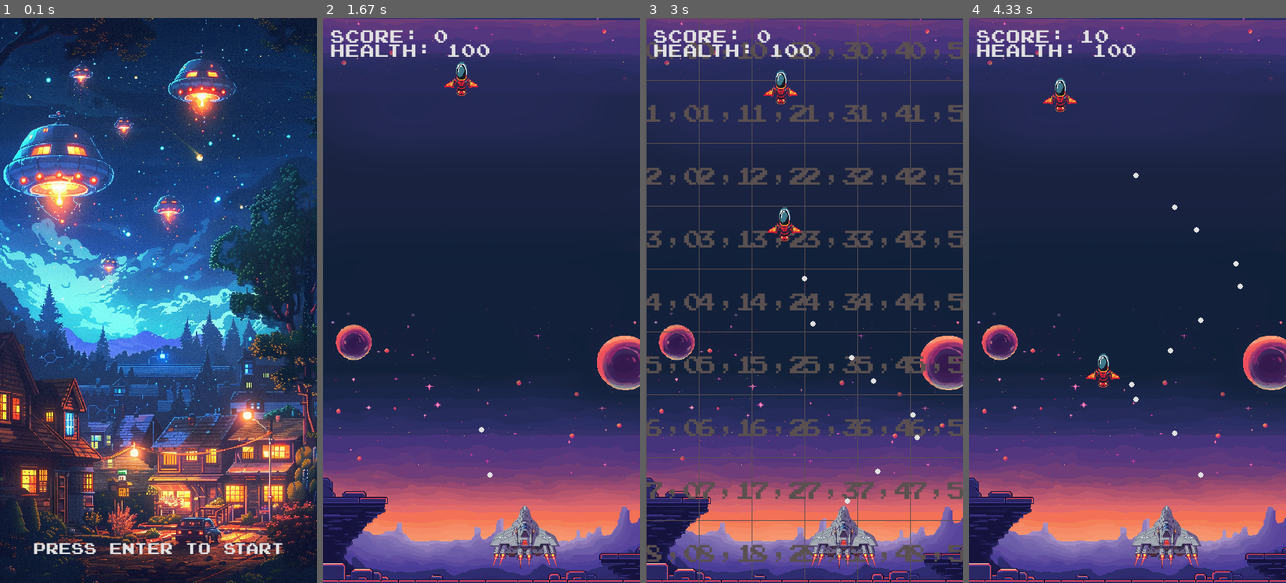
Above: before the commit, frames 1-4 (left to right).
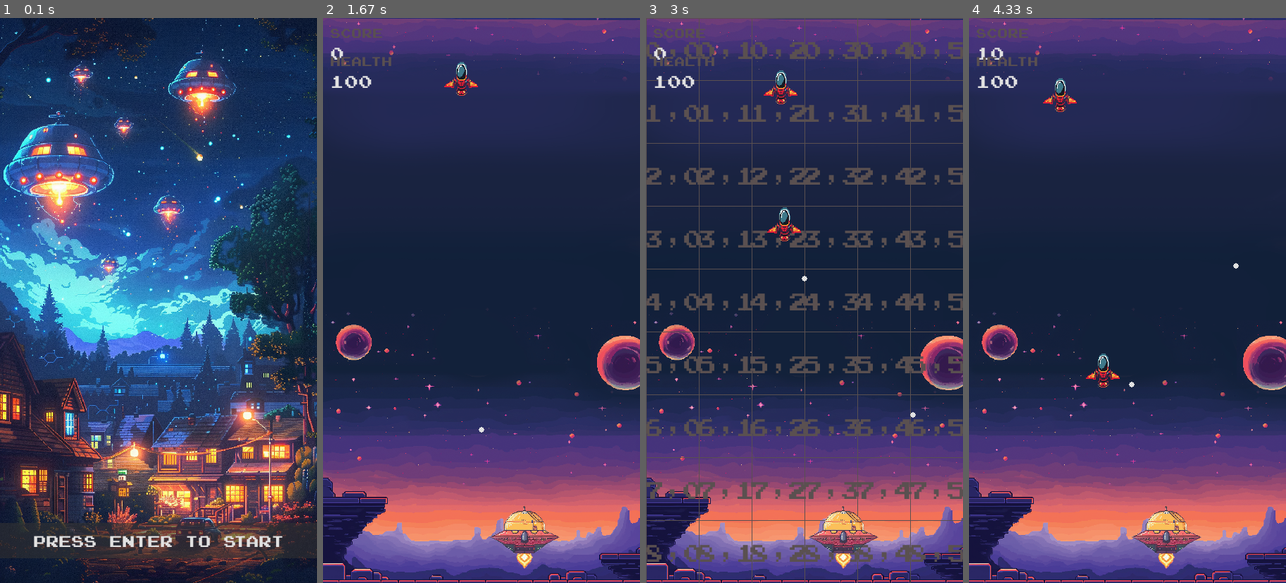
Above: after the commit, the same moments.

Repository: aviosipov/sb-ai-vision-demo
Game: pygame game, started from pygame-demos/falling_shapes.py
The game is run twice, just before and just after one commit, with the same random seed, the same clock (stepped at 60 frames per second) and the same inputs.
Inputs:
- Up to frame 1 (0.1 s): no input
- Up to frame 2 (1.67 s): tap Enter at 0.33, 0.67 s; tap Space at 1, 1.4 s; hold Right from 1.33 s (still down)
- Up to frame 3 (3 s): tap Space at 1.7, 1.9, 2.2, 2.4, 2.7, 2.97 s; release Right at 1.8 s; hold Right 1.83-2.3 s; tap G at 1.98 s; hold Left 2.33-2.87 s; hold Left from 2.9 s (still down)
- Up to frame 4 (4.33 s): tap Space at 3.27, 3.4, 3.7, 4.07 s; release Left at 3.3 s; hold Right 3.33-3.97 s; tap G at 3.48 s; hold Left from 4 s (still down)

The runs differ from the first frame. In frame 1, 2.8% of the frame differs, in the area x 0-100%, y 89-96%; in frame 2, 2.6%; in frame 3, 2.6%; in frame 4, 2.8%.

Commit message:
Add game_state.py and ui.py files, update npc.py, start_game.py, game_over.py, falling_shapes.py, and spaceship_selection.py

Diff:
--- a/pygame-demos/falling_shapes.py
+++ b/pygame-demos/falling_shapes.py
@@ -4,6 +4,7 @@
 from scenes.game import Game
 from scenes.game_over import GameOver, GameOverConfig
 from scenes.spaceship_selection import SpaceshipSelection
+from shared.game_state import game_state
 
 class FallingShapes:
     def __init__(self):
@@ -23,6 +24,8 @@
             "spaceship_selection": SpaceshipSelection(self.screen),
             "game": Game(self.screen),
             "game_over": GameOver(self.screen, audio_file, image_files, game_over_config)
+
+
         }
 
         self.current_scene = "start_game"
@@ -39,6 +42,10 @@
 
             self.scenes[self.current_scene].update(dt)
             if self.scenes[self.current_scene].next_scene:
+                if self.current_scene == "spaceship_selection" and self.scenes[self.current_scene].next_scene == "game":
+                    self.scenes["game"] = Game(self.screen)  # Create the game scene
+                elif self.current_scene == "game_over" and self.scenes[self.current_scene].next_scene == "start_game":
+                    game_state.set_selected_spaceship(None)  # Reset the selected spaceship
                 self.current_scene = self.scenes[self.current_scene].next_scene
                 self.scenes[self.current_scene].reset()
 
@@ -54,6 +61,7 @@
         pygame.quit()
 
 
+
 if __name__ == "__main__":
     game = FallingShapes()
     game.run()
--- a/pygame-demos/scenes/game.py
+++ b/pygame-demos/scenes/game.py
@@ -5,12 +5,24 @@
 from shared.npc import NPC
 from shared.scene import Scene
 from shared.font import load_font
+from shared.ui import draw_info_box
+from shared.game_state import game_state
 
 class Game(Scene):
     def __init__(self, screen):
-        super().__init__(screen)  # Call the parent class constructor
+        super().__init__(screen)
         self.screen = screen
-        self.player = Player(self.screen, offset_y=20)
+        selected_spaceship = game_state.get_selected_spaceship()
+        if selected_spaceship is None:
+            # Set a default spaceship if none is selected
+            selected_spaceship = {
+                "image": "assets/spaceships/spaceship1.png",
+                "damage": 10,
+                "speed": 5,
+                "reload_rate": 1
+            }
+
+        self.player = Player(self.screen, selected_spaceship, offset_y=20)
         self.score = 0
         self.game_over = False
         self.npc_spawn_interval = 1250
@@ -20,8 +32,30 @@
         self.background_image = pygame.image.load('assets/game-bg.png')
         self.background = pygame.transform.scale(self.background_image, (settings.SCREEN_WIDTH, settings.SCREEN_HEIGHT))
 
+
+
+        self.player = Player(self.screen, selected_spaceship, offset_y=20)
+        self.score = 0
+        self.game_over = False
+        self.npc_spawn_interval = 1250
+        self.npc_last_spawn_time = 0
+        self.max_npcs = 6
+        self.npcs = []
+        self.background_image = pygame.image.load('assets/game-bg.png')
+        self.background = pygame.transform.scale(self.background_image, (settings.SCREEN_WIDTH, settings.SCREEN_HEIGHT))
+
+
     def reset(self):
-        self.player.reset()
+        selected_spaceship = game_state.get_selected_spaceship()
+        if selected_spaceship is None:
+            # Set a default spaceship if none is selected
+            selected_spaceship = {
+                "image": "assets/spaceships/spaceship1.png",
+                "damage": 10,
+                "speed": 5,
+                "reload_rate": 1
+            }
+        self.player.reset(selected_spaceship)
         self.player.health = 100  # Reset the player's health
         self.score = 0
         self.game_over = False
@@ -105,9 +139,5 @@
 
 
     def draw_score_and_health(self):
-        font = load_font(25)
-        score_text = font.render("Score: " + str(self.score), True, settings.WHITE)
-        self.screen.blit(score_text, (10, 10))
-
-        health_text = font.render("Health: " + str(self.player.health), True, settings.WHITE)
-        self.screen.blit(health_text, (10, 30))
+        draw_info_box(self.screen, "Score", self.score, 10, 10)
+        draw_info_box(self.screen, "Health", self.player.health, 10, 50)
--- a/pygame-demos/scenes/game_over.py
+++ b/pygame-demos/scenes/game_over.py
@@ -3,11 +3,12 @@
 import math
 from shared.scene import Scene
 from shared.font import load_font
+from shared.ui import draw_rectangle
 
 class GameOverConfig:
     def __init__(self):
         self.fade_out_duration = 1000  # Fade out duration in milliseconds
-        self.breathing_duration = 1000  # Breathing effect duration in milliseconds
+        self.breathing_duration = 1200  # Breathing effect duration in milliseconds
         self.zoom_speed = 0.05
         self.pan_speed = 0.02
         self.max_zoom_level = 1.8
@@ -131,6 +132,8 @@
             self.screen.fill(settings.BLACK)
 
 
+        text_bg_color = (50, 50, 50)  # Dark gray
+        draw_rectangle(self.screen, 0, settings.SCREEN_HEIGHT - 75, settings.SCREEN_WIDTH, 50, text_bg_color, opacity=160)
         self.draw_text("press enter to try again", settings.WHITE, (settings.SCREEN_WIDTH // 2 , settings.SCREEN_HEIGHT - 50), self.text_alpha)
 
 
--- a/pygame-demos/scenes/spaceship_selection.py
+++ b/pygame-demos/scenes/spaceship_selection.py
@@ -2,6 +2,7 @@
 from shared import game_settings as settings
 from shared.scene import Scene
 from shared.font import load_font
+from shared.game_state import game_state
 
 class SpaceshipSelection(Scene):
 
@@ -17,6 +18,7 @@
         self.selected_spaceship = 0
         self.load_images()
 
+
     def load_images(self):
         self.spaceship_images = [pygame.image.load(spaceship["image"]) for spaceship in self.spaceships]
         self.scaled_images = []
@@ -28,8 +30,8 @@
             self.scaled_images.append(scaled_image)
 
     def reset(self):
+        self.selected_spaceship = 0  # Reset the selected spaceship to the first one
         self.next_scene = None  # Reset the next_scene attribute
-
 
     def handle_events(self, event):
         if event.type == pygame.KEYDOWN:
@@ -38,7 +40,10 @@
             elif event.key == pygame.K_RIGHT:
                 self.selected_spaceship = (self.selected_spaceship + 1) % len(self.spaceships)
             elif event.key == pygame.K_RETURN:
-                self.switch_to_scene("game")  # Use the switch_to_scene method
+                selected_spaceship = self.spaceships[self.selected_spaceship]
+                game_state.set_selected_spaceship(selected_spaceship)
+                self.switch_to_scene("game")
+
 
 
     def update(self, dt):
--- a/pygame-demos/scenes/start_game.py
+++ b/pygame-demos/scenes/start_game.py
@@ -2,6 +2,7 @@
 from shared import game_settings as settings
 from shared.scene import Scene
 from shared.font import load_font
+from shared.ui import draw_rectangle
 
 class StartGame(Scene):
     def __init__(self, screen):
@@ -23,9 +24,12 @@
 
     def draw(self):
         self.screen.fill(settings.BLACK)
+        self.screen.blit(self.background, (0, 0))
+
+        text_bg_color = (50, 50, 50)  # Dark gray
+        draw_rectangle(self.screen, 0, settings.SCREEN_HEIGHT - 85, settings.SCREEN_WIDTH, 50, text_bg_color, opacity=153)
+
         font = load_font(22)
         text = font.render("Press Enter to Start", True, settings.WHITE)
-        text_rect = text.get_rect(center=(settings.SCREEN_WIDTH // 2, settings.SCREEN_HEIGHT - 50))
-
-        self.screen.blit(self.background, (0, 0))
+        text_rect = text.get_rect(center=(settings.SCREEN_WIDTH // 2, settings.SCREEN_HEIGHT - 60))
         self.screen.blit(text, text_rect)
--- /dev/null
+++ b/pygame-demos/shared/game_state.py
@@ -0,0 +1,12 @@
+# game_state.py
+class GameState:
+    def __init__(self):
+        self.selected_spaceship = None
+
+    def set_selected_spaceship(self, spaceship):
+        self.selected_spaceship = spaceship
+
+    def get_selected_spaceship(self):
+        return self.selected_spaceship
+
+game_state = GameState()
--- a/pygame-demos/shared/npc.py
+++ b/pygame-demos/shared/npc.py
@@ -4,6 +4,7 @@
 from shared import game_settings as settings
 from shared.bullet import Bullet
 from shared.game_object import GameObject
+from shared.game_state import game_state
 
 class NPC(GameObject):
     def __init__(self, screen):
@@ -21,11 +22,17 @@
         self.hit_tint_duration = 4
         self.hit_tint_color = (255, 0, 0)  # Red
         self.hit_tint_timer = 0
-        super().__init__(0, 0, self.size, self.speed)
+
+
+
         self.original_image = pygame.image.load('assets/enemy.png')
         self.image = pygame.transform.scale(self.original_image, (self.size, self.size))
         super().__init__(0, 0, self.size, self.speed)
         self.reset()
+
+        selected_spaceship = game_state.get_selected_spaceship()
+        self.health = 10 * selected_spaceship['damage']
+
 
 
 
--- a/pygame-demos/shared/player.py
+++ b/pygame-demos/shared/player.py
@@ -3,15 +3,16 @@
 import math
 from shared.npc import NPC
 from shared.bullet import Bullet
+from shared.game_state import game_state
 
 PADDLE_WIDTH = 100
 PADDLE_HEIGHT = 90
 PADDLE_SPEED = 185
 
 class Player:
-    def __init__(self, screen, offset_x=0, offset_y=0):
+    def __init__(self, screen, selected_spaceship, offset_x=0, offset_y=0):
         self.screen = screen
-        self.original_image = pygame.image.load('assets/player.png')
+        self.original_image = pygame.image.load(selected_spaceship['image'])
         self.width = PADDLE_WIDTH
         self.height = PADDLE_HEIGHT
         self.image = pygame.transform.scale(self.original_image, (self.width, self.height))
@@ -23,24 +24,39 @@
         self.moving_right = False
         # Hit tint attributes
         self.hit_tint_duration = 3
+        self.last_shot_time = 0
         self.hit_tint_timer = 0
         self.hit_tint_color = (255, 0, 0)  # Red for hit tint
 
-    def reset(self):
+        self.speed = selected_spaceship['speed']
+        self.reload_rate = selected_spaceship['reload_rate']
+
+
+    def reset(self, selected_spaceship):
+        self.original_image = pygame.image.load(selected_spaceship['image'])
+        self.width = PADDLE_WIDTH
+        self.height = PADDLE_HEIGHT
+        self.image = pygame.transform.scale(self.original_image, (self.width, self.height))
         self.x = settings.SCREEN_WIDTH // 2 - self.width // 2
         self.y = settings.SCREEN_HEIGHT - self.height - 20  # Adjust the offset as needed
         self.bullets = []
         self.moving_left = False
         self.moving_right = False
         self.hit_tint_timer = 0
+        self.speed = selected_spaceship['speed']
+        self.reload_rate = selected_spaceship['reload_rate']
+
 
 
 
     def shoot(self):
-        bullet_x = self.x + self.width // 2
-        bullet_y = self.y
-        bullet = Bullet(bullet_x, bullet_y)
-        self.bullets.append(bullet)
+        current_time = pygame.time.get_ticks()
+        if current_time - self.last_shot_time >= self.reload_rate * 1000:
+            bullet_x = self.x + self.width // 2
+            bullet_y = self.y
+            bullet = Bullet(bullet_x, bullet_y)
+            self.bullets.append(bullet)
+            self.last_shot_time = current_time
 
     def update(self, dt):
         if self.moving_left:
--- /dev/null
+++ b/pygame-demos/shared/ui.py
@@ -0,0 +1,21 @@
+import pygame
+from shared import game_settings as settings
+from shared.font import load_font
+
+def draw_info_box(screen, title, value, x, y):
+    title_font = load_font(18)
+    value_font = load_font(24)
+
+    title_text = title_font.render(title, True, settings.GREY)
+    value_text = value_font.render(str(value), True, settings.WHITE)
+
+    title_rect = title_text.get_rect(topleft=(x, y))
+    value_rect = value_text.get_rect(topleft=(x, y + 25))
+
+    screen.blit(title_text, title_rect)
+    screen.blit(value_text, value_rect)
+
+def draw_rectangle(screen, x, y, width, height, color, opacity=255):
+    rect_surface = pygame.Surface((width, height), pygame.SRCALPHA)
+    rect_surface.fill(color + (opacity,))
+    screen.blit(rect_surface, (x, y))
--- a/tools/scan_results.txt
+++ b/tools/scan_results.txt
@@ -5,6 +5,7 @@
 from scenes.game import Game
 from scenes.game_over import GameOver, GameOverConfig
 from scenes.spaceship_selection import SpaceshipSelection
+from shared.game_state import game_state
 
 class FallingShapes:
     def __init__(self):
@@ -24,6 +25,8 @@
             "spaceship_selection": SpaceshipSelection(self.screen),
             "game": Game(self.screen),
             "game_over": GameOver(self.screen, audio_file, image_files, game_over_config)
+
+
         }
 
         self.current_scene = "start_game"
@@ -40,6 +43,10 @@
 
             self.scenes[self.current_scene].update(dt)
             if self.scenes[self.current_scene].next_scene:
+                if self.current_scene == "spaceship_selection" and self.scenes[self.current_scene].next_scene == "game":
+                    self.scenes["game"] = Game(self.screen)  # Create the game scene
+                elif self.current_scene == "game_over" and self.scenes[self.current_scene].next_scene == "start_game":
+                    game_state.set_selected_spaceship(None)  # Reset the selected spaceship
                 self.current_scene = self.scenes[self.current_scene].next_scene
                 self.scenes[self.current_scene].reset()
 
@@ -201,6 +208,8 @@
 import pygame
 from shared import game_settings as settings
 from shared.scene import Scene
+from shared.font import load_font
+from shared.ui import draw_rectangle
 
 class StartGame(Scene):
     def __init__(self, screen):
@@ -214,7 +223,7 @@
 
     def handle_events(self, event):
         if event.type == pygame.KEYDOWN and event.key == pygame.K_RETURN:
-            self.next_scene = "game"  # Set the next_scene attribute to "game"
+            self.next_scene = "spaceship_selection"  # Set the next_scene attribute to "spaceship_selection"
         return None
 
     def update(self, dt):
@@ -222,17 +231,23 @@
 
     def draw(self):
         self.screen.fill(settings.BLACK)
-        font = pygame.font.SysFont(None, 25)
+        self.screen.blit(self.background, (0, 0))
+
+        text_bg_color = (50, 50, 50)  # Dark gray
+        draw_rectangle(self.screen, 0, settings.SCREEN_HEIGHT - 85, settings.SCREEN_WIDTH, 50, text_bg_color, opacity=153)
+
+        font = load_font(22)
         text = font.render("Press Enter to Start", True, settings.WHITE)
-        text_rect = text.get_rect(center=(settings.SCREEN_WIDTH // 2, settings.SCREEN_HEIGHT - 50))
-
-        self.screen.blit(self.background, (0, 0))
+        text_rect = text.get_rect(center=(settings.SCREEN_WIDTH // 2, settings.SCREEN_HEIGHT - 60))
         self.screen.blit(text, text_rect)
+
 
 /Users/avio./dev/sb-ai-vision-demo/pygame-demos/scenes/spaceship_selection.py:
 import pygame
 from shared import game_settings as settings
 from shared.scene import Scene
+from shared.font import load_font
+from shared.game_state import game_state
 
 class SpaceshipSelection(Scene):
 
@@ -248,6 +263,7 @@
         self.selected_spaceship = 0
         self.load_images()
 
+
     def load_images(self):
         self.spaceship_images = [pygame.image.load(spaceship["image"]) for spaceship in self.spaceships]
         self.scaled_images = []
@@ -261,7 +277,6 @@
     def reset(self):
         self.next_scene = None  # Reset the next_scene attribute
 
-
     def handle_events(self, event):
         if event.type == pygame.KEYDOWN:
             if event.key == pygame.K_LEFT:
@@ -272,15 +287,16 @@
                 self.switch_to_scene("game")  # Use the switch_to_scene method
 
 
+
     def update(self, dt):
         pass
 
     def draw(self):
         self.screen.fill(settings.BLACK)
 
-        title_font = pygame.font.SysFont(None, 36)
+        title_font = load_font(24)
         title_text = title_font.render("Select Your Ship", True, settings.WHITE)
-        title_rect = title_text.get_rect(centerx=settings.SCREEN_WIDTH // 2, y=20)
+        title_rect = title_text.get_rect(centerx=settings.SCREEN_WIDTH // 2, y=30)
         self.screen.blit(title_text, title_rect)
 
         current_image = self.scaled_images[self.selected_spaceship]
@@ -291,13 +307,13 @@
         info_x = settings.SCREEN_WIDTH // 2 - 150
         info_y = settings.SCREEN_HEIGHT // 2
 
-        name_font = pygame.font.SysFont(None, 32)
+        name_font = load_font(18)
         current_spaceship = self.spaceships[self.selected_spaceship]
         name_text = name_font.render(current_spaceship['name'], True, settings.WHITE)
         name_rect = name_text.get_rect(topleft=(info_x, info_y))
         self.screen.blit(name_text, name_rect)
 
-        info_font = pygame.font.SysFont(None, 24)
+        info_font = load_font(14)
         info_titles = ["Damage:", "Speed:", "Reload Rate:"]
         info_values = [str(current_spaceship['damage']), str(current_spaceship['speed']), str(current_spaceship['reload_rate'])]
 
@@ -327,12 +343,25 @@
 from shared.player import Player
 from shared.npc import NPC
 from shared.scene import Scene
+from shared.font import load_font
+from shared.ui import draw_info_box
+from shared.game_state import game_state
 
 class Game(Scene):
     def __init__(self, screen):
-        super().__init__(screen)  # Call the parent class constructor
+        super().__init__(screen)
         self.screen = screen
-        self.player = Player(self.screen, offset_y=20)
+        selected_spaceship = game_state.get_selected_spaceship()
+        if selected_spaceship is None:
+            # Set a default spaceship if none is selected
+            selected_spaceship = {
+                "image": "assets/spaceships/spaceship1.png",
+                "damage": 10,
+                "speed": 5,
+                "reload_rate": 1
+            }
+
+        self.player = Player(self.screen, selected_spaceship, offset_y=20)
         self.score = 0
         self.game_over = False
         self.npc_spawn_interval = 1250
@@ -341,6 +370,7 @@
         self.npcs = []
         self.background_image = pygame.image.load('assets/game-bg.png')
         self.background = pygame.transform.scale(self.background_image, (settings.SCREEN_WIDTH, settings.SCREEN_HEIGHT))
+
 
     def reset(self):
         self.player.reset()
@@ -427,23 +457,22 @@
 
 
     def draw_score_and_health(self):
-        font = pygame.font.SysFont(None, 25)
-        score_text = font.render("Score: " + str(self.score), True, settings.WHITE)
-        self.screen.blit(score_text, (10, 10))
-
-        health_text = font.render("Health: " + str(self.player.health), True, settings.WHITE)
-        self.screen.blit(health_text, (10, 30))
+        draw_info_box(self.screen, "Score", self.score, 10, 10)
+        draw_info_box(self.screen, "Health", self.player.health, 10, 50)
+
 
 /Users/avio./dev/sb-ai-vision-demo/pygame-demos/scenes/game_over.py:
 import pygame
 from shared import game_settings as settings
 import math
 from shared.scene import Scene
+from shared.font import load_font
+from shared.ui import draw_rectangle
 
 class GameOverConfig:
     def __init__(self):
         self.fade_out_duration = 1000  # Fade out duration in milliseconds
-        self.breathing_duration = 1000  # Breathing effect duration in milliseconds
+        self.breathing_duration = 1200  # Breathing effect duration in milliseconds
         self.zoom_speed = 0.05
         self.pan_speed = 0.02
         self.max_zoom_level = 1.8
@@ -567,11 +596,13 @@
             self.screen.fill(settings.BLACK)
 
 
+        text_bg_color = (50, 50, 50)  # Dark gray
+        draw_rectangle(self.screen, 0, settings.SCREEN_HEIGHT - 75, settings.SCREEN_WIDTH, 50, text_bg_color, opacity=160)
         self.draw_text("press enter to try again", settings.WHITE, (settings.SCREEN_WIDTH // 2 , settings.SCREEN_HEIGHT - 50), self.text_alpha)
 
 
     def draw_text(self, text, color, center, alpha=255):
-        font = pygame.font.SysFont(None, 24)
+        font = load_font(18)
         text_surface = font.render(text, True, color)
         text_rect = text_surface.get_rect(center=center)
         text_surface.set_alpha(alpha)
@@ -589,12 +620,27 @@
         self.next_scene = None  # Reset the next_scene attribute
 
 
+/Users/avio./dev/sb-ai-vision-demo/pygame-demos/shared/game_state.py:
+# game_state.py
+class GameState:
+    def __init__(self):
+        self.selected_spaceship = None
+
+    def set_selected_spaceship(self, spaceship):
+        self.selected_spaceship = spaceship
+
+    def get_selected_spaceship(self):
+        return self.selected_spaceship
+
+game_state = GameState()
+
 /Users/avio./dev/sb-ai-vision-demo/pygame-demos/shared/grid.py:
 import pygame
 from shared import game_settings as settings
+from shared.font import load_font
 
 def draw_text(screen, text, x, y, color=settings.GREY, font_size=34):
-    font = pygame.font.SysFont(None, font_size)
+    font = load_font(font_size)
     text_surface = font.render(text, True, color)
     text_rect = text_surface.get_rect(center=(x, y))
     screen.blit(text_surface, text_rect)
@@ -626,6 +672,7 @@
 from shared import game_settings as settings
 from shared.bullet import Bullet
 from shared.game_object import GameObject
+from shared.game_state import game_state
 
 class NPC(GameObject):
     def __init__(self, screen):
@@ -643,11 +690,17 @@
         self.hit_tint_duration = 4
         self.hit_tint_color = (255, 0, 0)  # Red
         self.hit_tint_timer = 0
-        super().__init__(0, 0, self.size, self.speed)
+
+
+
         self.original_image = pygame.image.load('assets/enemy.png')
         self.image = pygame.transform.scale(self.original_image, (self.size, self.size))
         super().__init__(0, 0, self.size, self.speed)
         self.reset()
+
+        selected_spaceship = game_state.get_selected_spaceship()
+        self.health = 10 * selected_spaceship['damage']
+
 
 
 
@@ -708,6 +761,30 @@
     def start_hit_tint(self):
         self.hit_tint_timer = self.hit_tint_duration
 
+/Users/avio./dev/sb-ai-vision-demo/pygame-demos/shared/ui.py:
+import pygame
+from shared import game_settings as settings
+from shared.font import load_font
+
+def draw_info_box(screen, title, value, x, y):
+    title_font = load_font(18)
+    value_font = load_font(24)
+
+    title_text = title_font.render(title, True, settings.GREY)
+    value_text = value_font.render(str(value), True, settings.WHITE)
+
+    title_rect = title_text.get_rect(topleft=(x, y))
+    value_rect = value_text.get_rect(topleft=(x, y + 25))
+
+    screen.blit(title_text, title_rect)
+    screen.blit(value_text, value_rect)
+
+def draw_rectangle(screen, x, y, width, height, color, opacity=255):
+    rect_surface = pygame.Surface((width, height), pygame.SRCALPHA)
+    rect_surface.fill(color + (opacity,))
+    screen.blit(rect_surface, (x, y))
+
+
 /Users/avio./dev/sb-ai-vision-demo/pygame-demos/shared/scene.py:
 # scene.py
 import pygame
@@ -732,21 +809,28 @@
     def switch_to_scene(self, next_scene):
         self.next_scene = next_scene
 
+/Users/avio./dev/sb-ai-vision-demo/pygame-demos/shared/font.py:
+import pygame
+
+def load_font(font_size):
+    return pygame.font.Font("assets/fonts/joystix monospace.otf", font_size)
+
 /Users/avio./dev/sb-ai-vision-demo/pygame-demos/shared/player.py:
 import pygame
 from shared import game_settings as settings
 import math
 from shared.npc import NPC
 from shared.bullet import Bullet
+from shared.game_state import game_state
 
 PADDLE_WIDTH = 100
 PADDLE_HEIGHT = 90
 PADDLE_SPEED = 185
 
 class Player:
-    def __init__(self, screen, offset_x=0, offset_y=0):
+    def __init__(self, screen, selected_spaceship, offset_x=0, offset_y=0):
         self.screen = screen
-        self.original_image = pygame.image.load('assets/player.png')
+        self.original_image = pygame.image.load(selected_spaceship['image'])
         self.width = PADDLE_WIDTH
         self.height = PADDLE_HEIGHT
         self.image = pygame.transform.scale(self.original_image, (self.width, self.height))
@@ -758,10 +842,17 @@
         self.moving_right = False
         # Hit tint attributes
         self.hit_tint_duration = 3
+        self.last_shot_time = 0
         self.hit_tint_timer = 0
         self.hit_tint_color = (255, 0, 0)  # Red for hit tint
 
+        self.speed = selected_spaceship['speed']
+        self.reload_rate = selected_spaceship['reload_rate']
+
+
     def reset(self):
+        selected_spaceship = game_state.get_selected_spaceship()
+        self.player = Player(self.screen, selected_spaceship, offset_y=20)
         self.x = settings.SCREEN_WIDTH // 2 - self.width // 2
         self.y = settings.SCREEN_HEIGHT - self.height - 20  # Adjust the offset as needed
         self.bullets = []
@@ -772,10 +863,13 @@
 
 
     def shoot(self):
-        bullet_x = self.x + self.width // 2
-        bullet_y = self.y
-        bullet = Bullet(bullet_x, bullet_y)
-        self.bullets.append(bullet)
+        current_time = pygame.time.get_ticks()
+        if current_time - self.last_shot_time >= self.reload_rate * 1000:
+            bullet_x = self.x + self.width // 2
+            bullet_y = self.y
+            bullet = Bullet(bullet_x, bullet_y)
+            self.bullets.append(bullet)
+            self.last_shot_time = current_time
 
     def update(self, dt):
         if self.moving_left:
